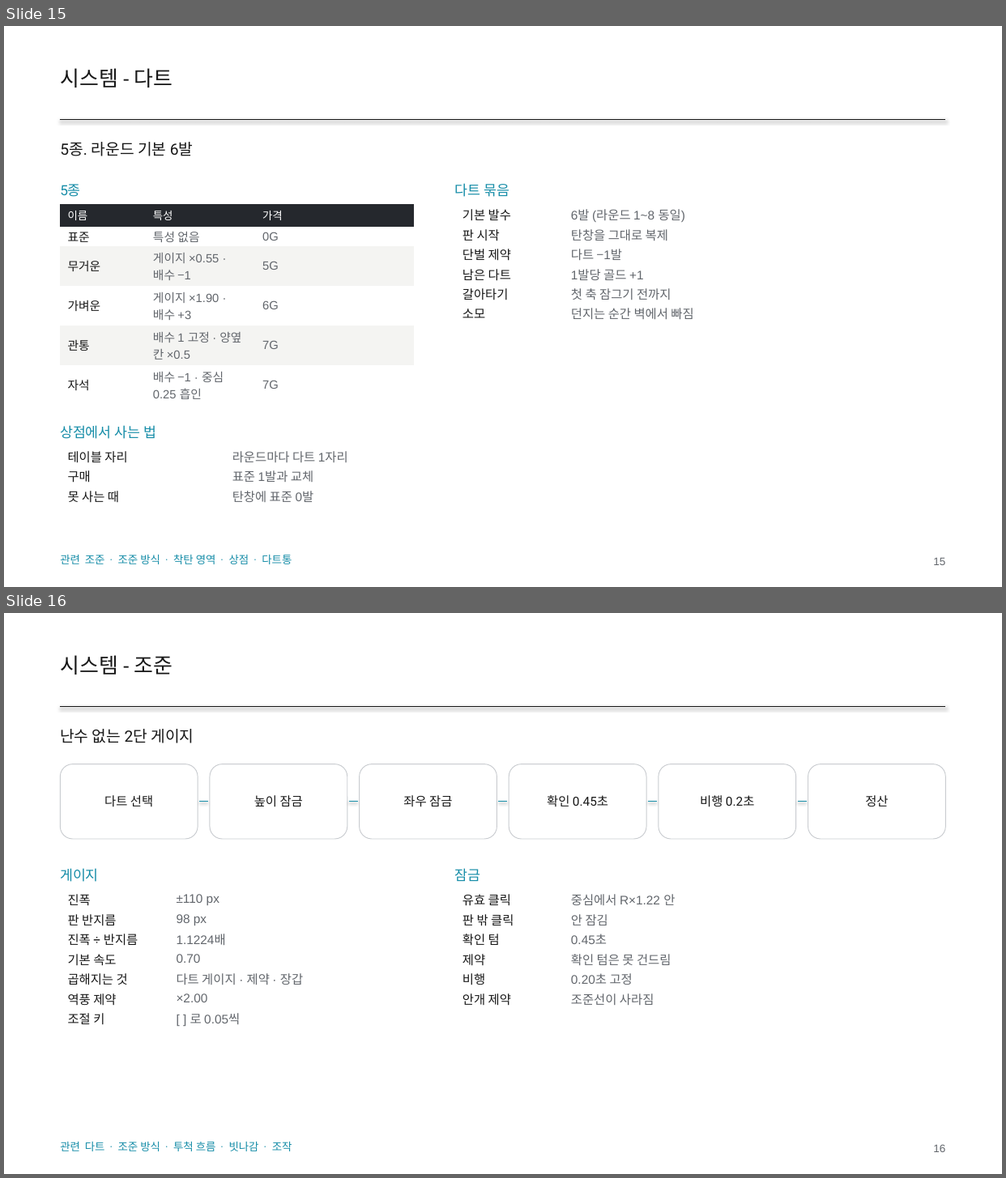
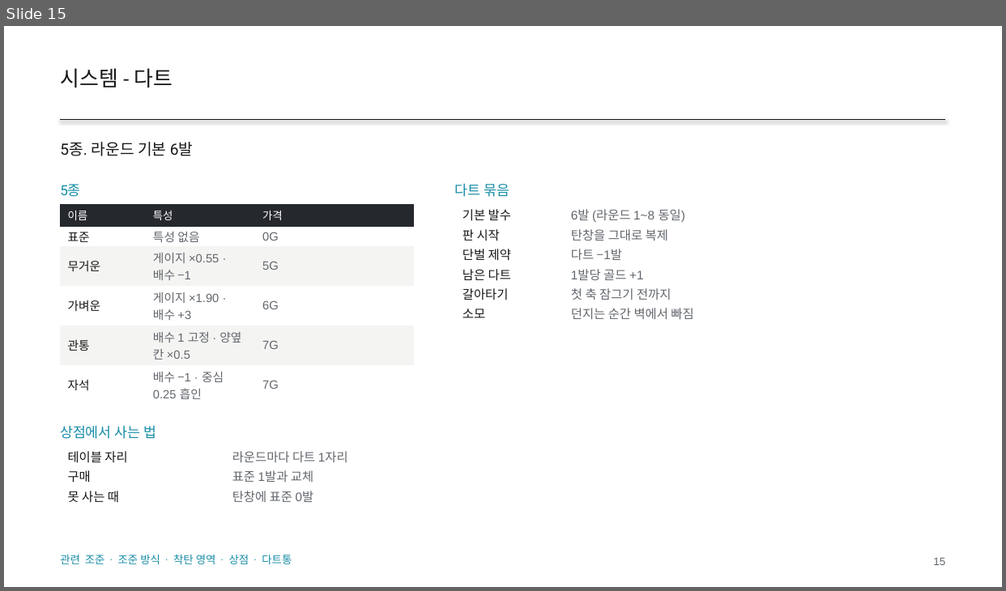
Before and after one commit to GGbong69/test-03, a slide deck: docs/HIGHTONE_기획서.pptx. Shown one above the other, each under a label of ours: slides 15 and 16 before the commit, slide 15 after it. The pictures are 1006x1178 and 1006x591 pixels, drawn with LibreOffice and Linux fonts; fonts in the diff are those of the drawing. Boxes give left, top, right and bottom in pixels: in the first picture for what was removed or moved away, otherwise in the second. Text is boxed around its words. In the diff, an @@ line names an element or a change of style, - is before the commit and + after.

```diff
--- a/docs/HIGHTONE_기획서.pptx
+++ b/docs/HIGHTONE_기획서.pptx
@@ slide 16 removed at box(4, 613, 1002, 1174), background #FFFFFF @@
@@ text removed at box(60, 655, 173, 675) @@
-시스템 - 조준
@@ line removed from (60, 707) to (946, 707) @@
@@ text removed at box(60, 729, 194, 743) @@
-난수 없는 2단 게이지
@@ rounded rectangle removed at box(60, 764, 198, 839) @@
-다트 선택
@@ rounded rectangle removed at box(210, 764, 347, 839) @@
-높이 잠금
@@ rounded rectangle removed at box(360, 764, 497, 839) @@
-좌우 잠금
@@ rounded rectangle removed at box(509, 764, 646, 839) @@
-확인 0.45초
@@ rounded rectangle removed at box(658, 764, 796, 839) @@
-비행 0.2초
@@ rounded rectangle removed at box(808, 764, 946, 839) @@
-정산
@@ line removed from (199, 802) to (208, 802) @@
@@ line removed from (349, 802) to (358, 802) @@
@@ line removed from (498, 802) to (507, 802) @@
@@ line removed from (648, 802) to (657, 802) @@
@@ line removed from (798, 802) to (807, 802) @@
@@ text removed at box(60, 868, 99, 882) @@
-게이지
@@ text removed at box(455, 868, 481, 881) @@
-잠금
@@ table removed at box(60, 889, 414, 1028), 7 rows, 2 columns @@
-진폭 | ±110 px
-판 반지름 | 98 px
-진폭 ÷ 반지름 | 1.1224배
-기본 속도 | 0.70
-곱해지는 것 | 다트 게이지 · 제약 · 장갑
-역풍 제약 | ×2.00
-조절 키 | [ ] 로 0.05씩
@@ table removed at box(455, 889, 809, 1009), 6 rows, 2 columns @@
-유효 클릭 | 중심에서 R×1.22 안
-판 밖 클릭 | 안 잠김
-확인 텀 | 0.45초
-제약 | 확인 텀은 못 건드림
-비행 | 0.20초 고정
-안개 제약 | 조준선이 사라짐
@@ text removed at box(60, 1142, 292, 1152) @@
-관련 다트 · 조준 방식 · 투척 흐름 · 빗나감 · 조작
@@ text removed at box(933, 1144, 945, 1152) @@
-16
```
Also in this commit, not shown: 2 slides changed, 2 slides added, 1 other slide removed, 2 other files.
